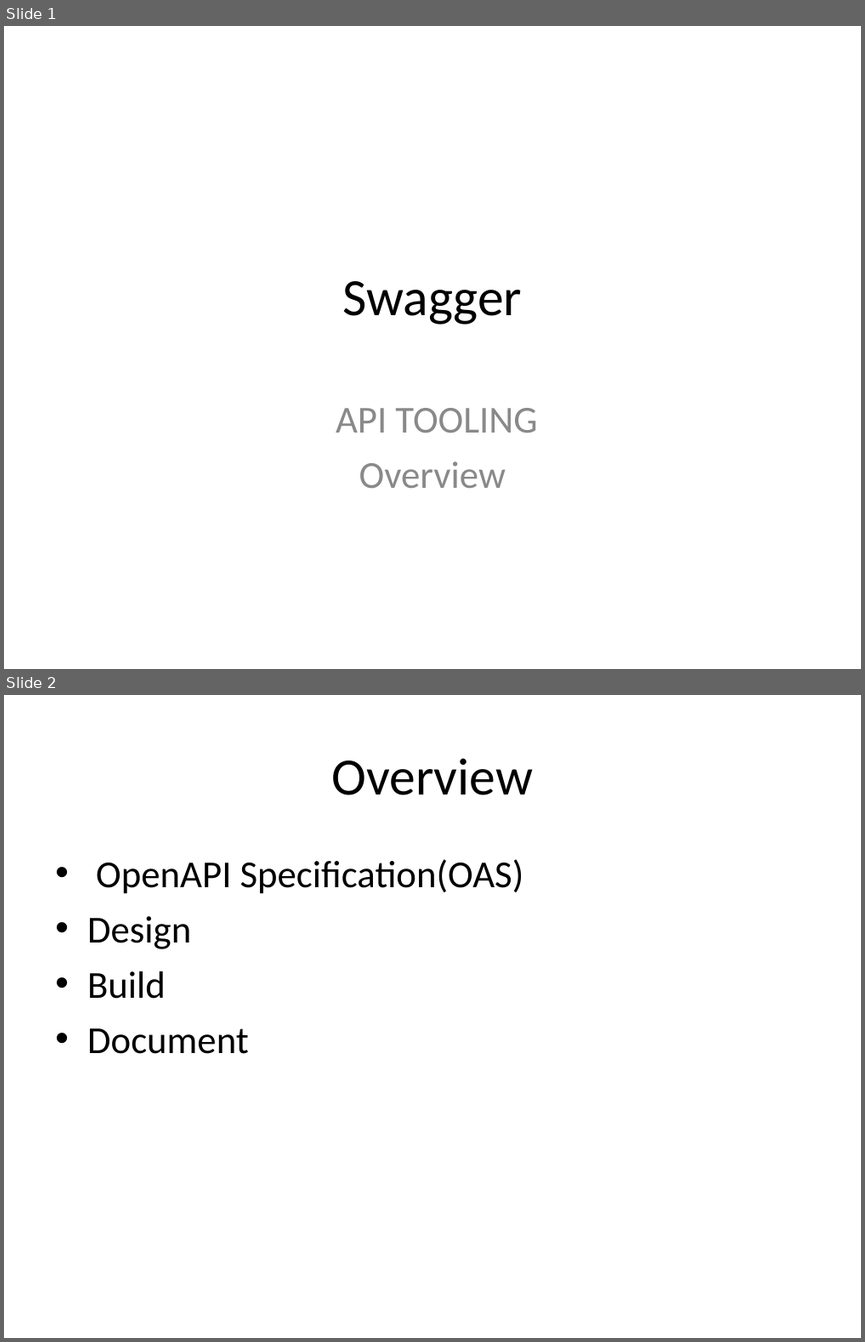
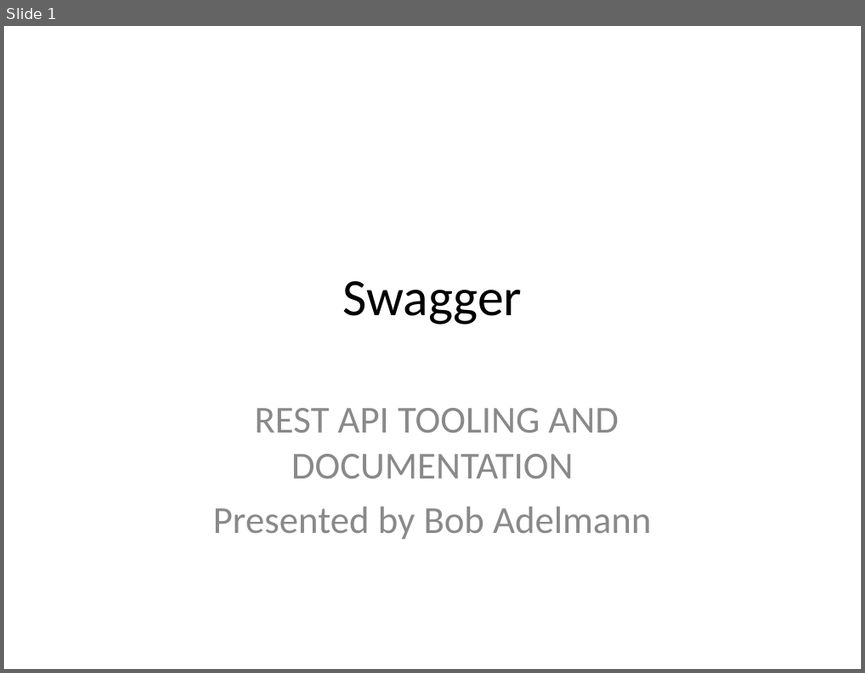
Before and after one commit to bobwares/training, a slide deck: presentations/Swagger-overview.ppt. Shown one above the other, each under a label of ours: slides 1 and 2 before the commit, slide 1 after it. The pictures are 865x1342 and 865x673 pixels, drawn with LibreOffice and Linux fonts; fonts in the diff are those of the drawing. Boxes give left, top, right and bottom in pixels: in the first picture for what was removed or moved away, otherwise in the second. Text is boxed around its words. In the diff, an @@ line names an element or a change of style, - is before the commit and + after.

```diff
--- a/presentations/Swagger-overview.ppt
+++ b/presentations/Swagger-overview.ppt
@@ slide 2 removed at [4, 695, 861, 1338], background #FFFFFF @@
@@ title removed at [331, 758, 533, 795] @@
-Overview
@@ text removed at [87, 859, 524, 1054] @@
-• OpenAPI Specification(OAS)
-• Design
-• Build
-• Document
@@ slide 1 changed as well @@
@@ subtitle at [213, 408, 651, 539]: text changed @@
-API TOOLING
-Overview
+REST API TOOLING AND DOCUMENTATION
+Presented by Bob Adelmann
```
Also in this commit, not shown: 2 other slides changed, 17 slides added, 3 other slides removed, 5 other files.
